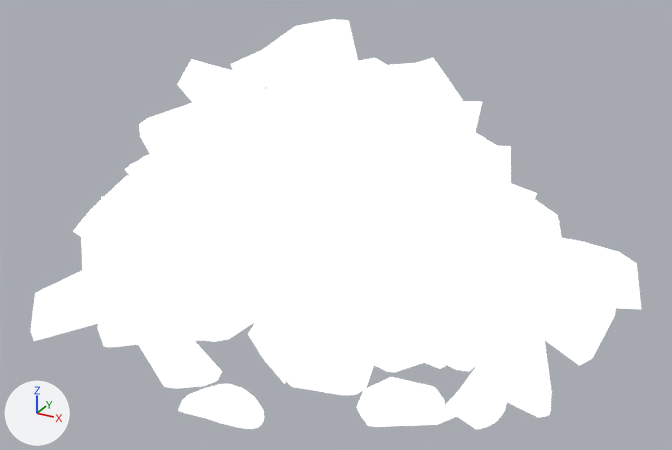
An edit to the glTF model assets/props/rock_cluster.glb, drawn before and after from the same camera.
Rendered twice from a 50 mm camera at (1.32, -2.36, 0.927) aimed at (0.061, -0.071, -0.217). The axes (+X, +Y, +Z) are drawn at lower left. The lights are the same throughout. The picture after the commit comes second.
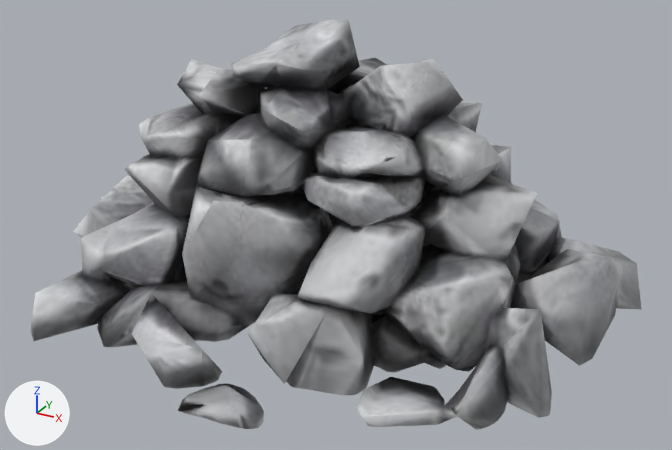
Commit message: Zero emissiveFactor in prop materials: fixes solid white props

Pixel boxes [x1, y1, x2, y2] of what changed, in the pictures (672 x 450 px):
'Mesh_0', surface changed (white to grey)
    both: [31, 19, 641, 430]

The edits, one by one:
In material 'Material_0' (mat_material_0), emission_strength is no longer 1.0.
